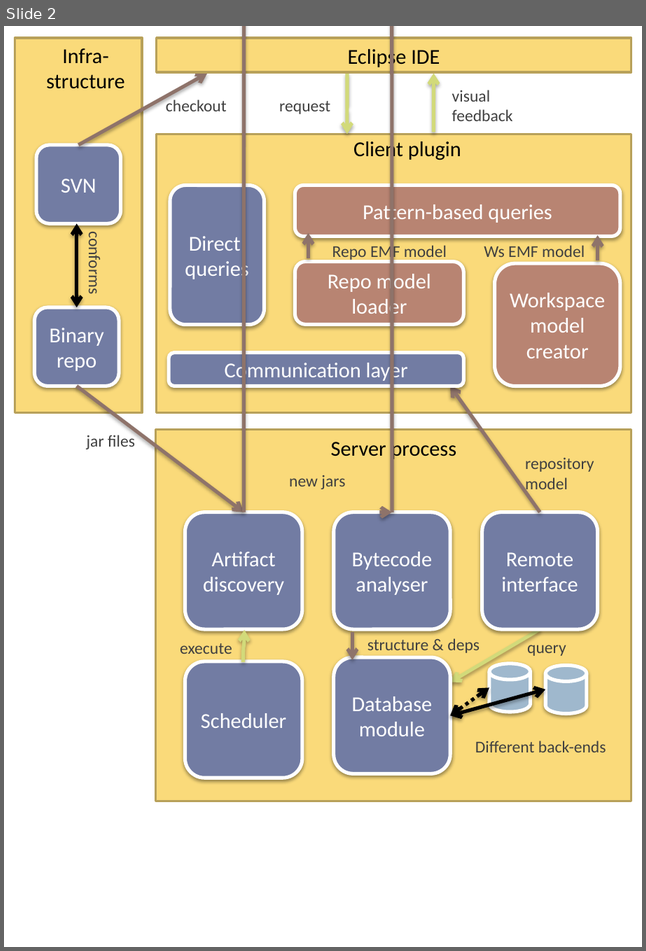
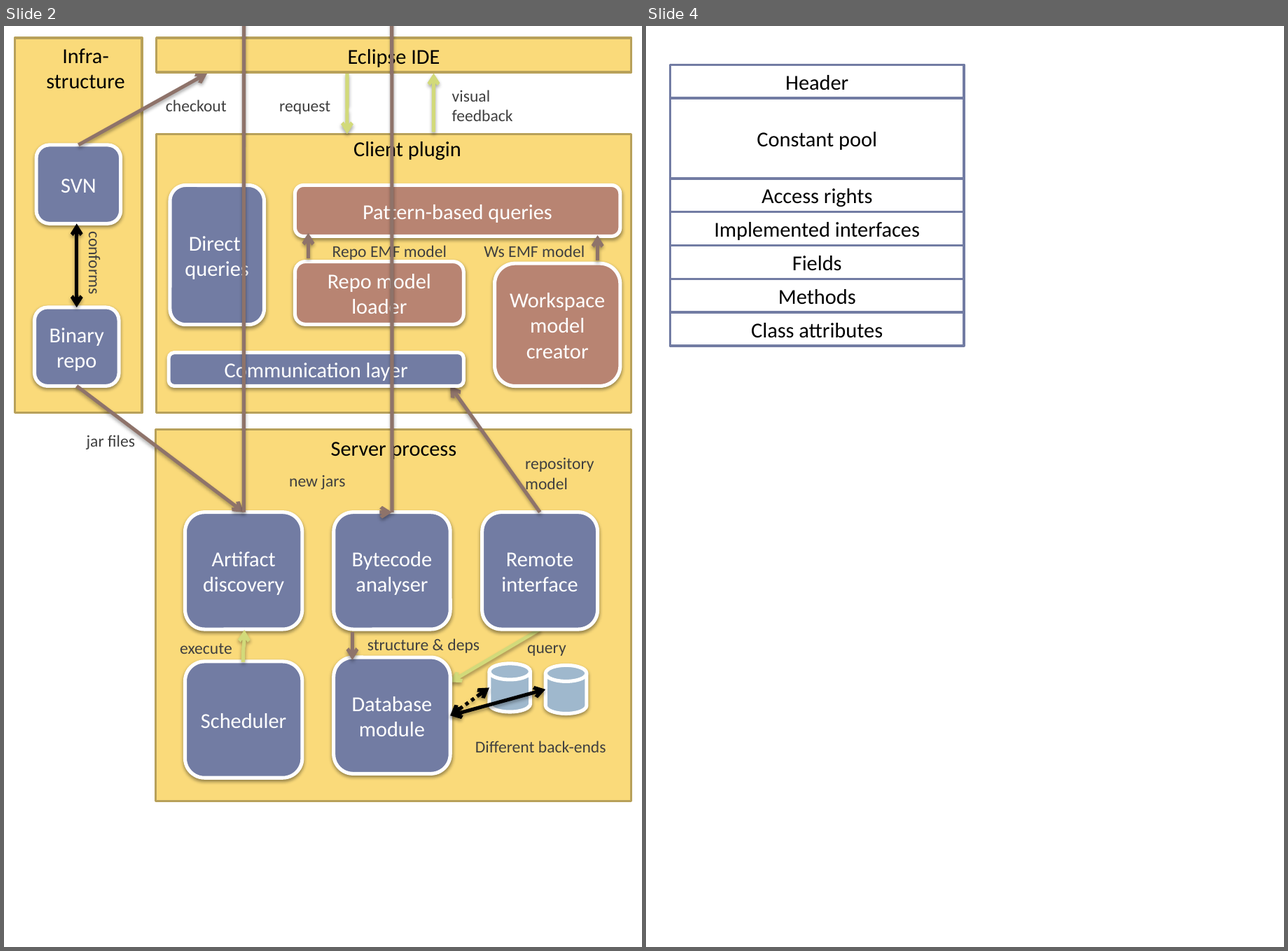
Before and after one commit to donat/incquery-deps, a slide deck: incquery-deps-documentation/visio-diagrams/diagram-source.pptx. Shown side by side, each under a label of ours: slide 2 before the commit, slides 2 and 4 after it; the slides between them are not shown. The pictures are 646x951 and 1288x951 pixels, drawn with LibreOffice and Linux fonts; fonts in the diff are those of the drawing. Boxes give left, top, right and bottom in pixels: in the first picture for what was removed or moved away, otherwise in the second. Text is boxed around its words. In the diff, an @@ line names an element or a change of style, - is before the commit and + after.

```diff
--- a/incquery-deps-documentation/visio-diagrams/diagram-source.pptx
+++ b/incquery-deps-documentation/visio-diagrams/diagram-source.pptx
@@ slide 4 added at (646,26,1284,947), background #FFFFFF @@
@@ rectangle added at (670,65,964,98), fill #FFFFFF, outline #727CA3 2 pt, 18 pt, text #000000 @@
+Header
@@ rectangle added at (670,98,964,178), fill #FFFFFF, outline #727CA3 2 pt, 18 pt, text #000000 @@
+Constant pool
@@ rectangle added at (670,178,964,212), fill #FFFFFF, outline #727CA3 2 pt, 18 pt, text #000000 @@
+Access rights
@@ rectangle added at (670,212,964,245), fill #FFFFFF, outline #727CA3 2 pt, 18 pt, text #000000 @@
+Implemented interfaces
@@ rectangle added at (670,245,964,279), fill #FFFFFF, outline #727CA3 2 pt, 18 pt, text #000000 @@
+Fields
@@ rectangle added at (670,279,964,312), fill #FFFFFF, outline #727CA3 2 pt, 18 pt, text #000000 @@
+Methods
@@ rectangle added at (670,312,964,346), fill #FFFFFF, outline #727CA3 2 pt, 18 pt, text #000000 @@
+Class attributes
```
Also in this commit, not shown: 1 other slide added, 7 other files.
